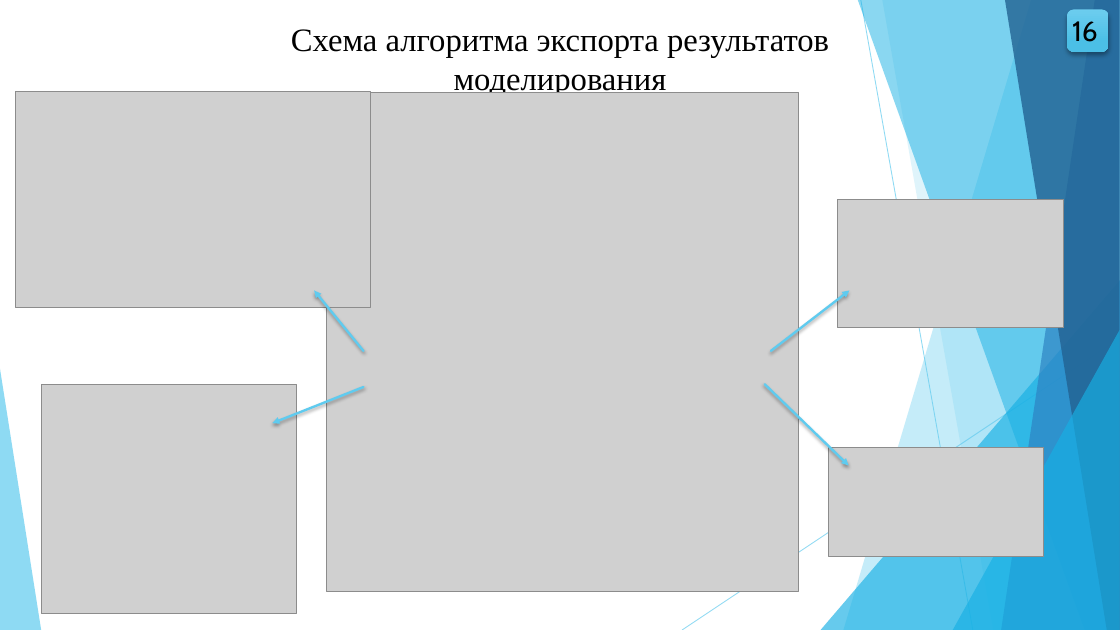
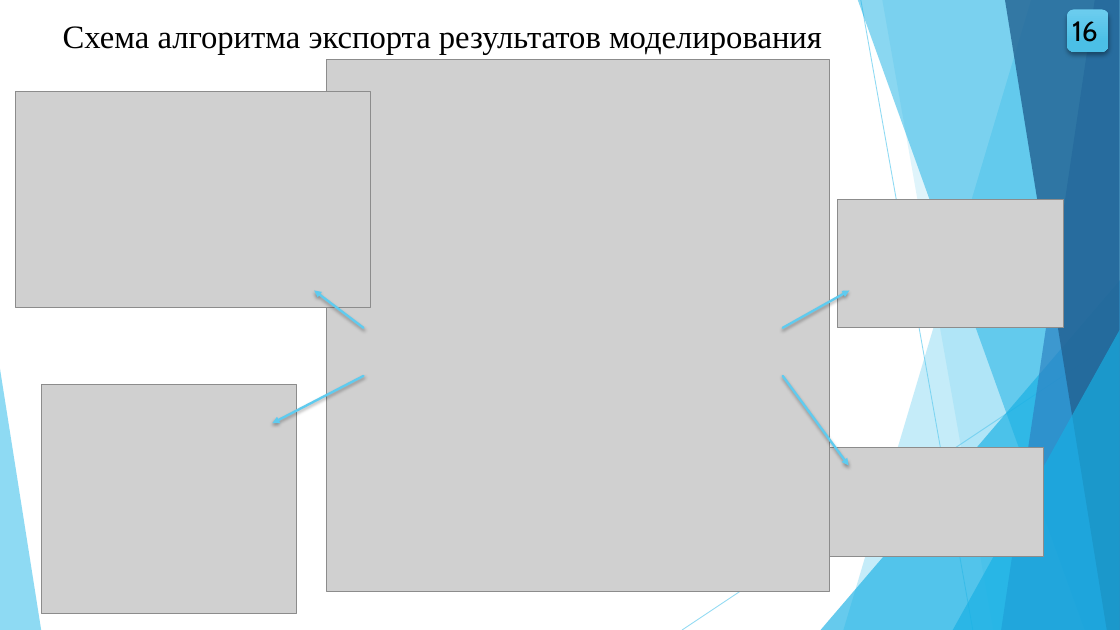
Before and after one commit to wolfufu/EpidemicModelsApp, a slide deck: slide 16 of VKR_Volkova_VMO41.pptx. Drawn at 1120x630 pixels with LibreOffice and Linux fonts; fonts in the diff are those of the drawing; grey boxes stand for pictures. Boxes give left, top, right and bottom in pixels: in the first picture for what was removed or moved away, otherwise in the second. Text is boxed around its words. In the diff, an @@ line names an element or a change of style, - is before the commit and + after.

```diff
--- a/VKR_Volkova_VMO41.pptx
+++ b/VKR_Volkova_VMO41.pptx
@@ text "Схема алгоритма экспорта результатов моделирования" rewrapped from (291, 29, 829, 97) to (63, 26, 822, 54) @@
@@ picture: place and size @@
-picture at (327, 92, 799, 592)
+picture at (327, 60, 830, 592)
@@ arrow moved from (364, 351) - (314, 291) to (364, 328) - (314, 291) @@
@@ arrow moved from (771, 351) - (849, 291) to (783, 328) - (849, 291) @@
@@ arrow moved from (364, 387) - (272, 423) to (364, 376) - (272, 423) @@
@@ arrow moved from (765, 384) - (849, 465) to (783, 376) - (849, 465) @@
```
Also in this commit, not shown: 4 other slides changed, 4 other files.
